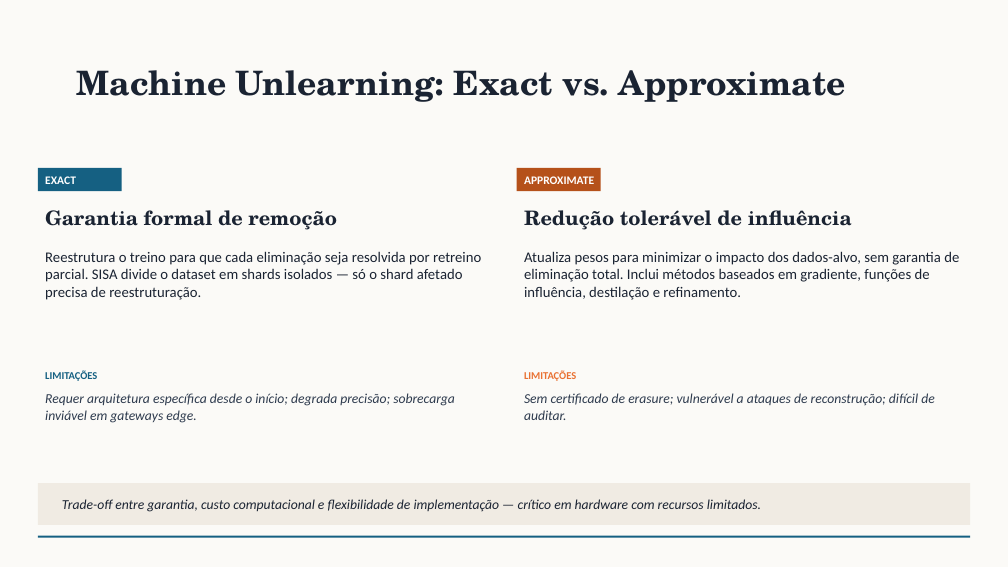
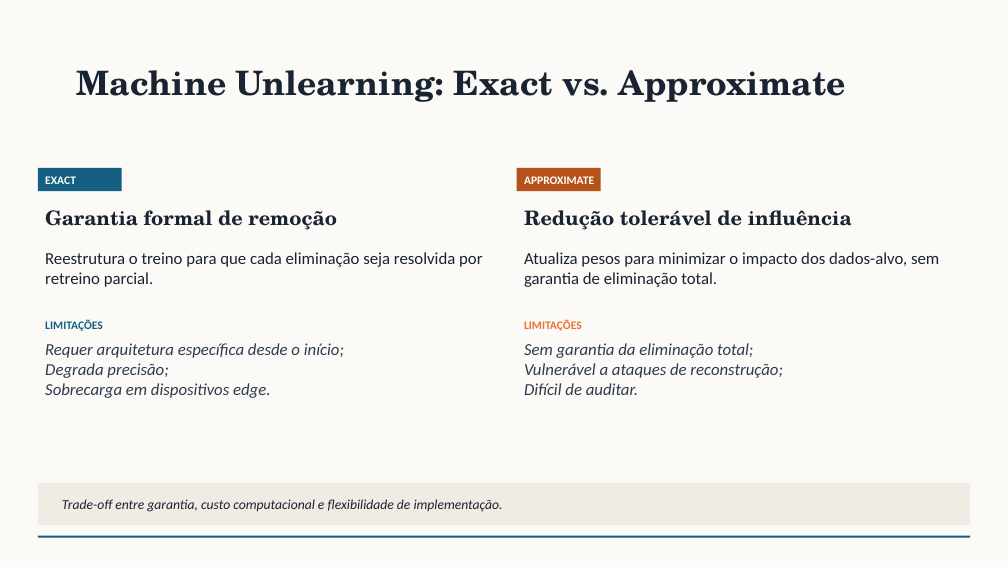
Before and after one commit to rafaeldpsilva/sa4cps-vault, a slide deck: slide 3 of Entregas PhD/machine-unlearning.pptx. Drawn at 1008x567 pixels with LibreOffice and Linux fonts; fonts in the diff are those of the drawing. Boxes give left, top, right and bottom in pixels: in the first picture for what was removed or moved away, otherwise in the second. Text is boxed around its words. In the diff, an @@ line names an element or a change of style, - is before the commit and + after.

```diff
--- a/Entregas PhD/machine-unlearning.pptx
+++ b/Entregas PhD/machine-unlearning.pptx
@@ text at box(45, 252, 482, 287): text changed; size 14 to 16 pt @@
-Reestrutura o treino para que cada eliminação seja resolvida por retreino parcial. SISA divide o dataset em shards isolados — só o shard afetado precisa de reestruturação.
+Reestrutura o treino para que cada eliminação seja resolvida por retreino parcial.
@@ text at box(524, 252, 939, 287): text changed; size 14 to 16 pt @@
-Atualiza pesos para minimizar o impacto dos dados-alvo, sem garantia de eliminação total. Inclui métodos baseados em gradiente, funções de influência, destilação e refinamento.
+Atualiza pesos para minimizar o impacto dos dados-alvo, sem garantia de eliminação total.
@@ text "LIMITAÇÕES": place and size @@
-text "LIMITAÇÕES" at box(45, 371, 97, 381)
+text "LIMITAÇÕES" at box(45, 319, 103, 331)
@@ text "LIMITAÇÕES" at box(45, 319, 103, 331): size 10 to 11 pt @@
@@ text "LIMITAÇÕES": place and size @@
-text "LIMITAÇÕES" at box(524, 371, 576, 381)
+text "LIMITAÇÕES" at box(524, 319, 582, 331)
@@ text "LIMITAÇÕES" at box(524, 319, 582, 331): size 10 to 11 pt @@
@@ text at box(45, 343, 344, 398): text changed; size 13 to 16 pt @@
-Requer arquitetura específica desde o início; degrada precisão; sobrecarga inviável em gateways edge.
+Requer arquitetura específica desde o início;
+Degrada precisão;
+Sobrecarga em dispositivos edge.
@@ text at box(524, 343, 783, 395): text changed; size 13 to 16 pt @@
-Sem certificado de erasure; vulnerável a ataques de reconstrução; difícil de auditar.
+Sem garantia da eliminação total;
+Vulnerável a ataques de reconstrução;
+Difícil de auditar.
@@ text at box(62, 499, 503, 512): text changed @@
-Trade-off entre garantia, custo computacional e flexibilidade de implementação — crítico em hardware com recursos limitados.
+Trade-off entre garantia, custo computacional e flexibilidade de implementação.
```
Also in this commit, not shown: 3 other slides changed, 5 slides added, 4 slides removed.
